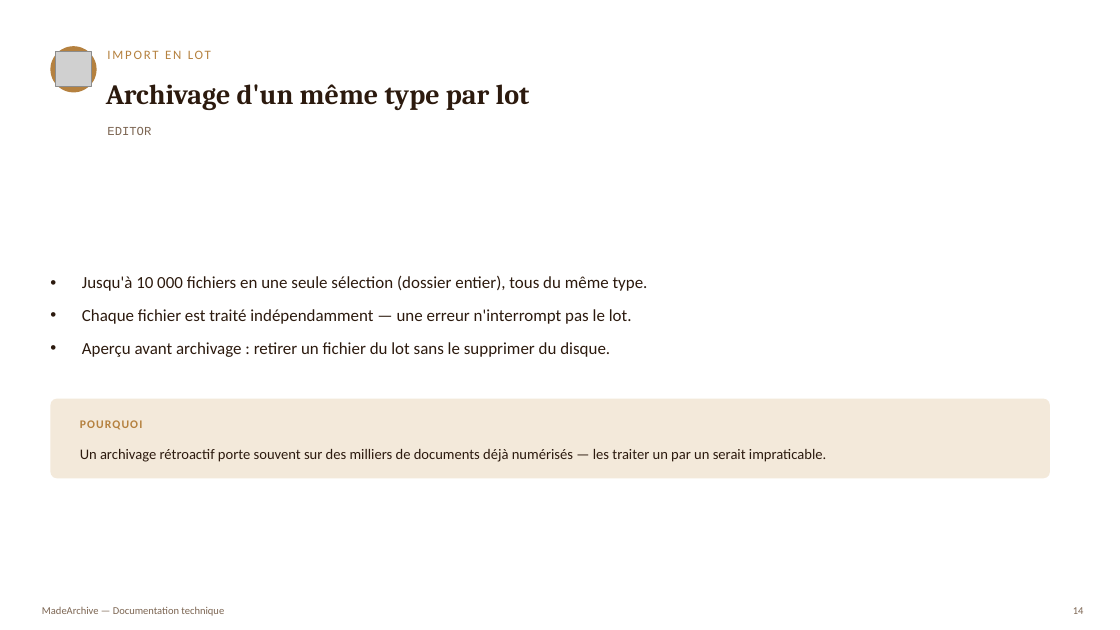
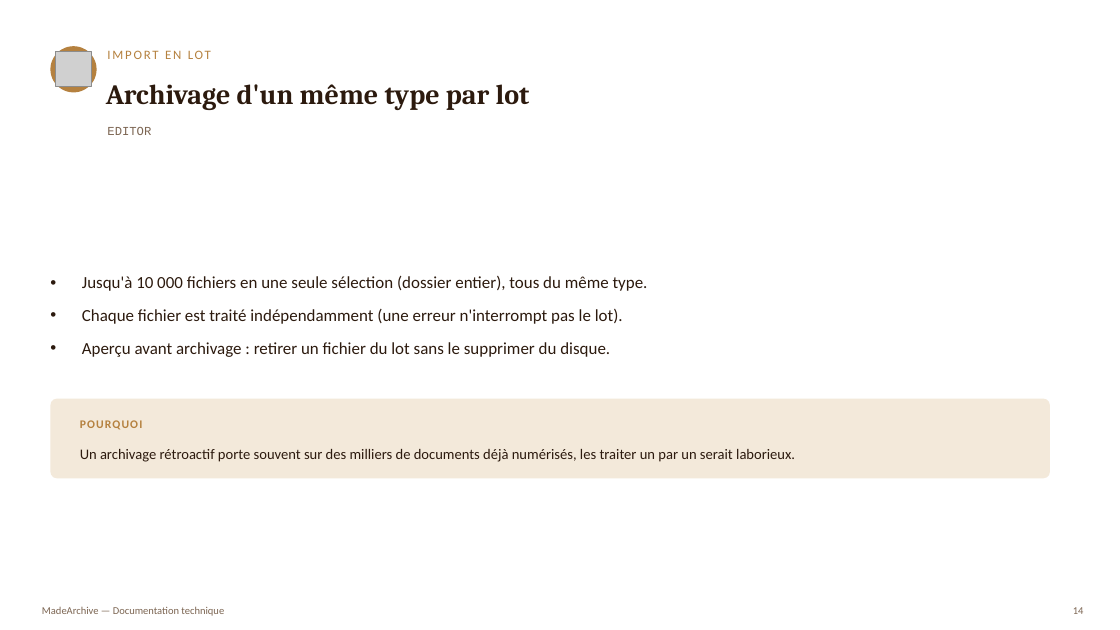
Before and after one commit to Lloyd-koutele/MadeArchive, a slide deck: slide 14 of docs/documentation-application.pptx. Drawn at 1120x630 pixels with LibreOffice and Linux fonts; fonts in the diff are those of the drawing; grey boxes stand for pictures. Boxes give left, top, right and bottom in pixels: in the first picture for what was removed or moved away, otherwise in the second. Text is boxed around its words. In the diff, an @@ line names an element or a change of style, - is before the commit and + after.

```diff
--- a/docs/documentation-application.pptx
+++ b/docs/documentation-application.pptx
@@ text at (82,309,623,324): text changed @@
-• Chaque fichier est traité indépendamment — une erreur n'interrompt pas le lot.
+• Chaque fichier est traité indépendamment (une erreur n'interrompt pas le lot).
@@ text at (80,449,795,462): text changed @@
-Un archivage rétroactif porte souvent sur des milliers de documents déjà numérisés — les traiter un par un serait impraticable.
+Un archivage rétroactif porte souvent sur des milliers de documents déjà numérisés, les traiter un par un serait laborieux.
```
Also in this commit, not shown: 29 other slides changed, 8 slides removed, 15 other files.
